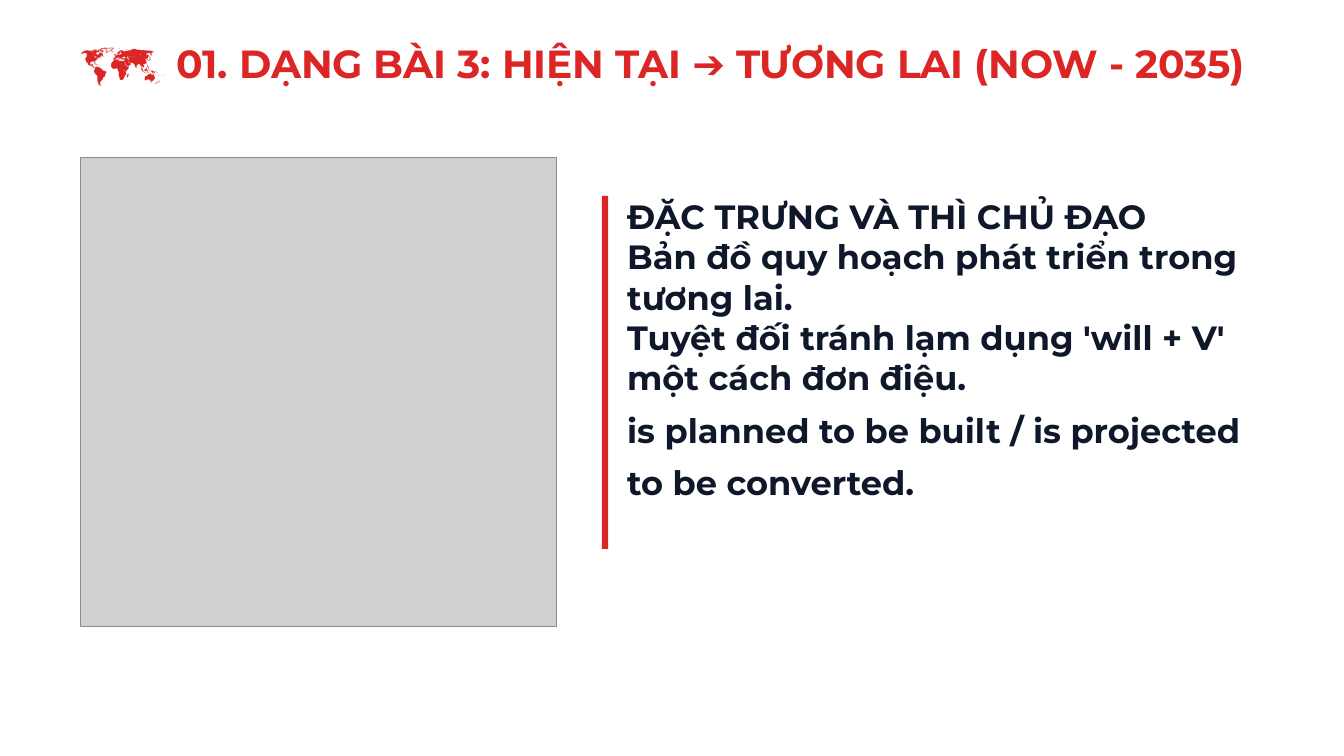
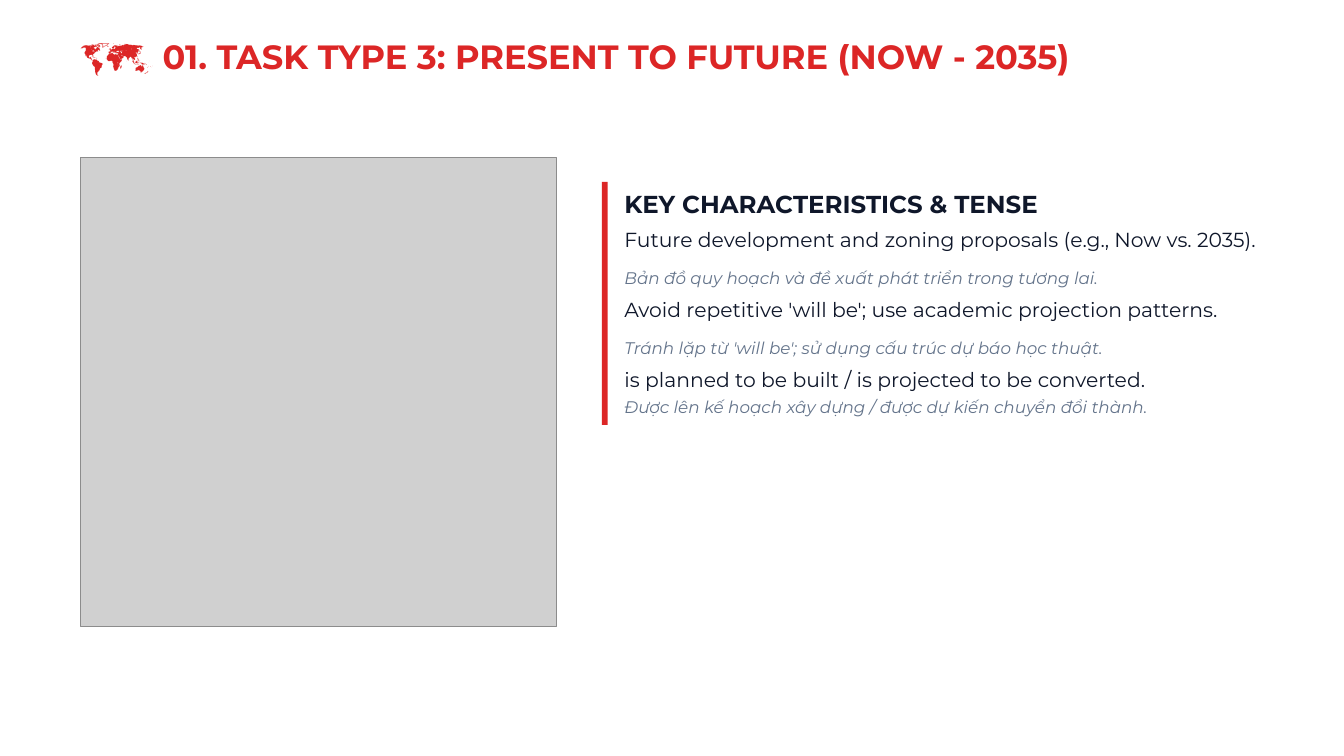
Before and after one commit to snowflake-vibing/KnowledgeLibrary, a slide deck: slide 5 of IELTS/07_YouTube_Studio/01_Slides_Writing_Task1_Map.pptx. Drawn at 1344x756 pixels with LibreOffice and Linux fonts; fonts in the diff are those of the drawing; grey boxes stand for pictures. Boxes give left, top, right and bottom in pixels: in the first picture for what was removed or moved away, otherwise in the second. Text is boxed around its words. In the diff, an @@ line names an element or a change of style, - is before the commit and + after.

```diff
--- a/IELTS/07_YouTube_Studio/01_Slides_Writing_Task1_Map.pptx
+++ b/IELTS/07_YouTube_Studio/01_Slides_Writing_Task1_Map.pptx
@@ text at <box>163,44,1069,76</box>: text changed; size 28 to 24 pt @@
-🗺️ 01. DẠNG BÀI 3: HIỆN TẠI ➔ TƯƠNG LAI (NOW - 2035)
+🗺️ 01. TASK TYPE 3: PRESENT TO FUTURE (NOW - 2035)
@@ rectangle: place and size @@
-rectangle at <box>602,196,608,548</box>
+rectangle at <box>602,182,608,425</box>
@@ text at <box>624,195,1256,417</box>: text changed; size 20 to 14.5 pt; bold off; italic off @@
-ĐẶC TRƯNG VÀ THÌ CHỦ ĐẠO
-Bản đồ quy hoạch phát triển trong tương lai.
-Tuyệt đối tránh lạm dụng 'will + V' một cách đơn điệu.
-is planned to be built / is projected to be converted.
+KEY CHARACTERISTICS & TENSE
+Future development and zoning proposals (e.g., Now vs. 2035).
+Bản đồ quy hoạch và đề xuất phát triển trong tương lai.
+Avoid repetitive 'will be'; use academic projection patterns.
+Tránh lặp từ 'will be'; sử dụng cấu trúc dự báo học thuật.
+is planned to be built / is projected to be converted.
+Được lên kế hoạch xây dựng / được dự kiến chuyển đổi thành.
```
Also in this commit, not shown: 29 other slides changed, 11 slides added, 11 slides removed, 8 other files.
